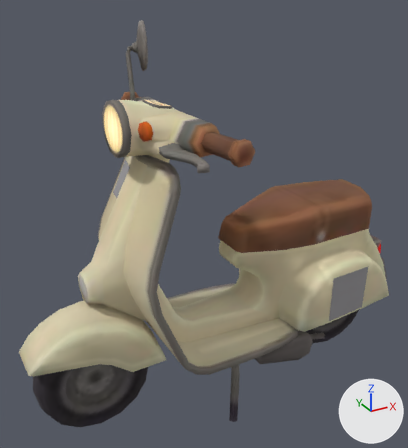
The glTF model app/static/room/models/f13615.glb: old version first, new version second.
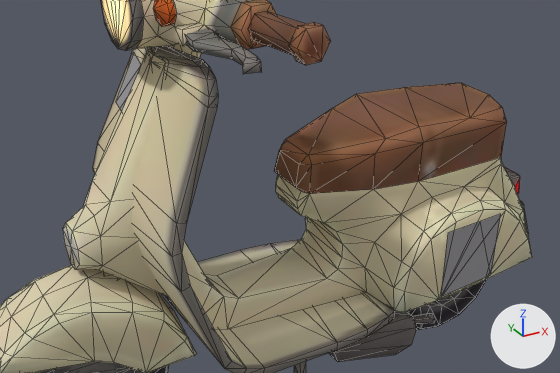
There are two pictures of each version: one whole from a camera (50 mm lens) standing at (-10.63, -17.24, 15.88) and looking at (-0.95, 0.38, 7.08), one close up on the part from 9% to 100% of the width and 28% to 83% of the height. Every picture has the same lights, and +X, +Y and +Z are marked at lower right. The last two pictures show the newer version. The close-ups show mesh edges as thin lines. Where no turn or scale is listed for an object, it has been applied to the vertices. Vertices at exactly the same position are counted once.
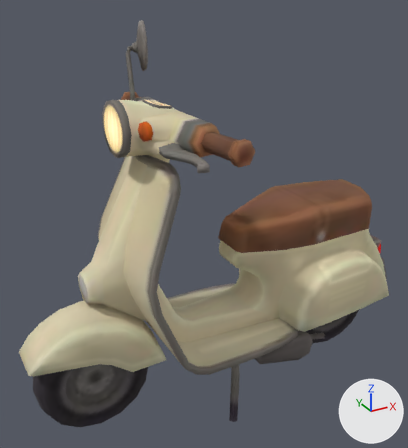
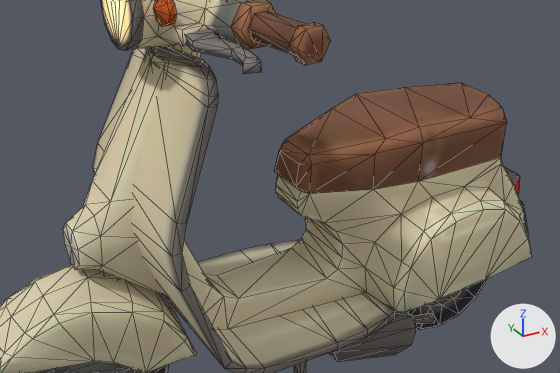
Location of each change, [x1, y1, x2, y2] in pixels of the close-ups (560 x 373 px):
part 1 of me_mesh_0, deleted
    before: [441, 214, 501, 297]
part 2 of me_mesh_0, deleted
    before: [116, 53, 141, 112]

The change, as a diff of the scene's bpy script:
```diff
--- a/app/static/room/models/f13615.glb.py
+++ b/app/static/room/models/f13615.glb.py
@@ me_mesh_0 @@
 # used by ob_mesh_0; location = (-8.36, 4.34, 0.0)
-me_mesh_0.from_pydata(...)  # 1354 vertices, 2340 faces; spans x 0.0..16.4, y -8.7..0.0, z 0.0..14.4
+me_mesh_0.from_pydata(...)  # 1345 vertices, 2335 faces; spans x 0.0..16.4, y -8.7..0.0, z 0.0..14.4
+# me_mesh_0 part 1: the loose piece of 5 vertices spanning x 11.8..13.7, y -6.7..-6.6, z 2.8..4.9 is deleted
+# me_mesh_0 part 2: the loose piece of 4 vertices spanning x 4.1..4.9, y -3.7..-2.4, z 8.4..9.7 is deleted
 me_mesh_0.materials.append(mat_mlight)
@@ me_mesh_0 @@
 me_mesh_0.materials.append(mat_mmirror)
-me_mesh_0.materials.append(mat_mrefabric)
```
